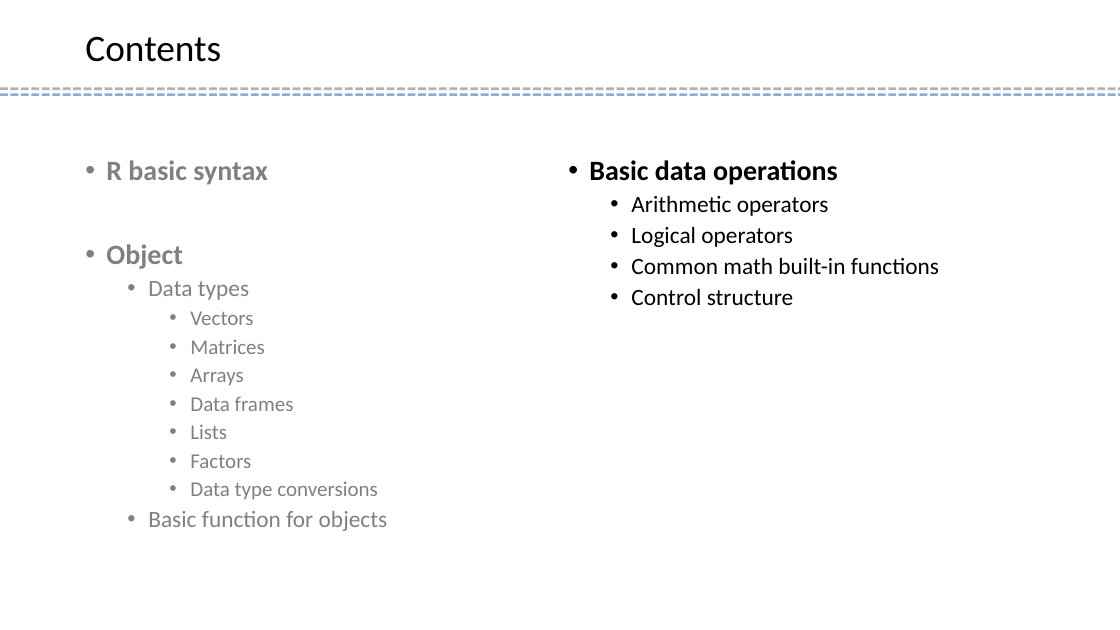
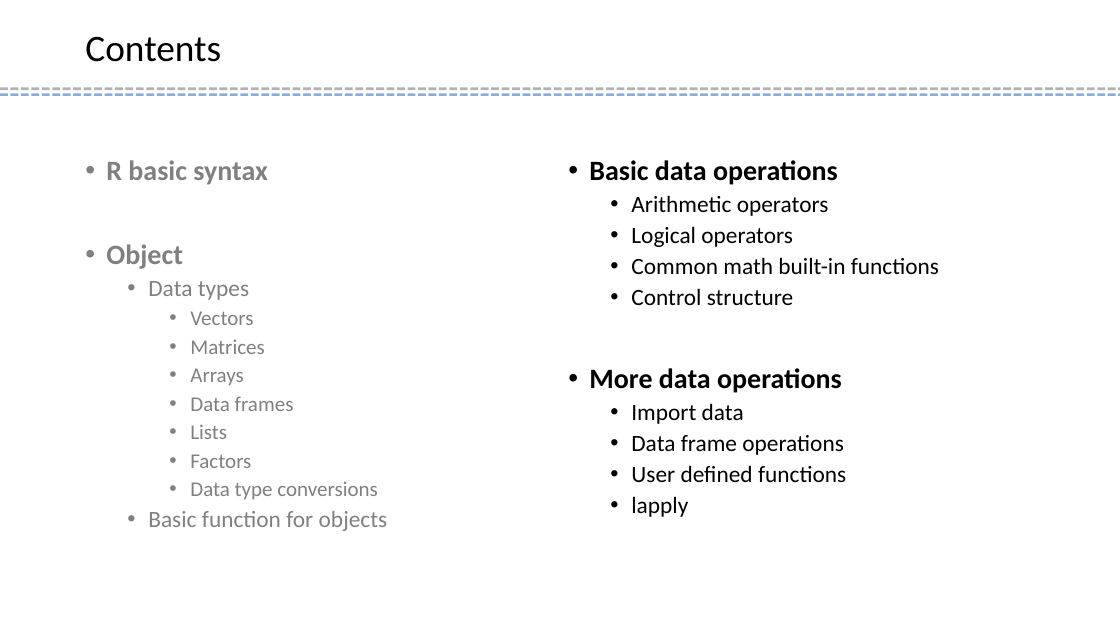
Before and after one commit to SuLab/Applied-Bioinformatics, a slide deck: slide 5 of Unit1-module2-R/R-2.pptx. Drawn at 1120x630 pixels with LibreOffice and Linux fonts; fonts in the diff are those of the drawing; background and template pictures are left out. Boxes give left, top, right and bottom in pixels: in the first picture for what was removed or moved away, otherwise in the second. Text is boxed around its words. In the diff, an @@ line names an element or a change of style, - is before the commit and + after.

Commit message:
Updated R-2

```diff
--- a/Unit1-module2-R/R-2.pptx
+++ b/Unit1-module2-R/R-2.pptx
@@ text at (589, 368, 846, 517): paragraphs added @@
+• More data operations
+  • Import data
+  • Data frame operations
+  • User defined functions
+  • lapply
```
